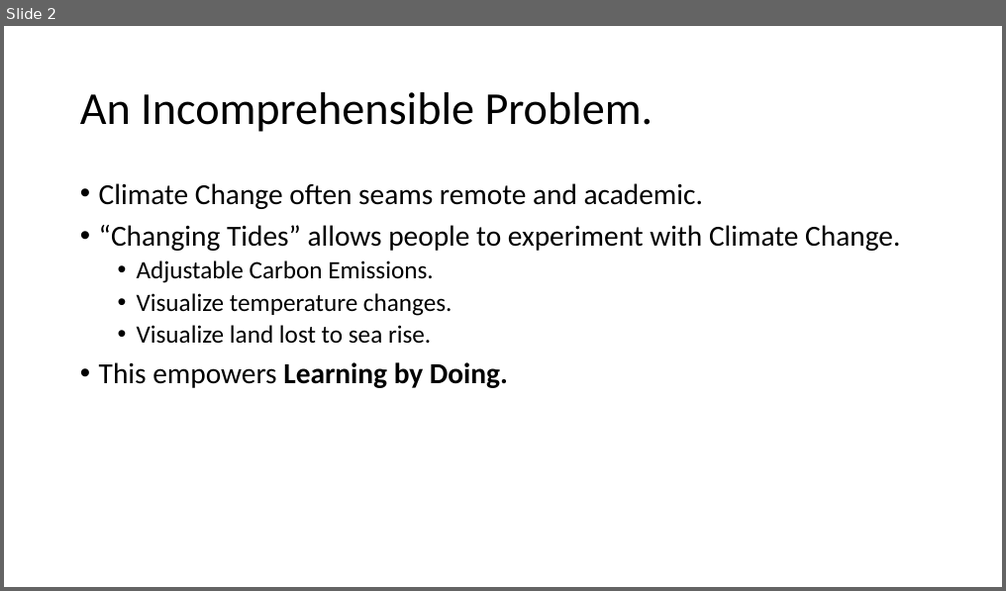
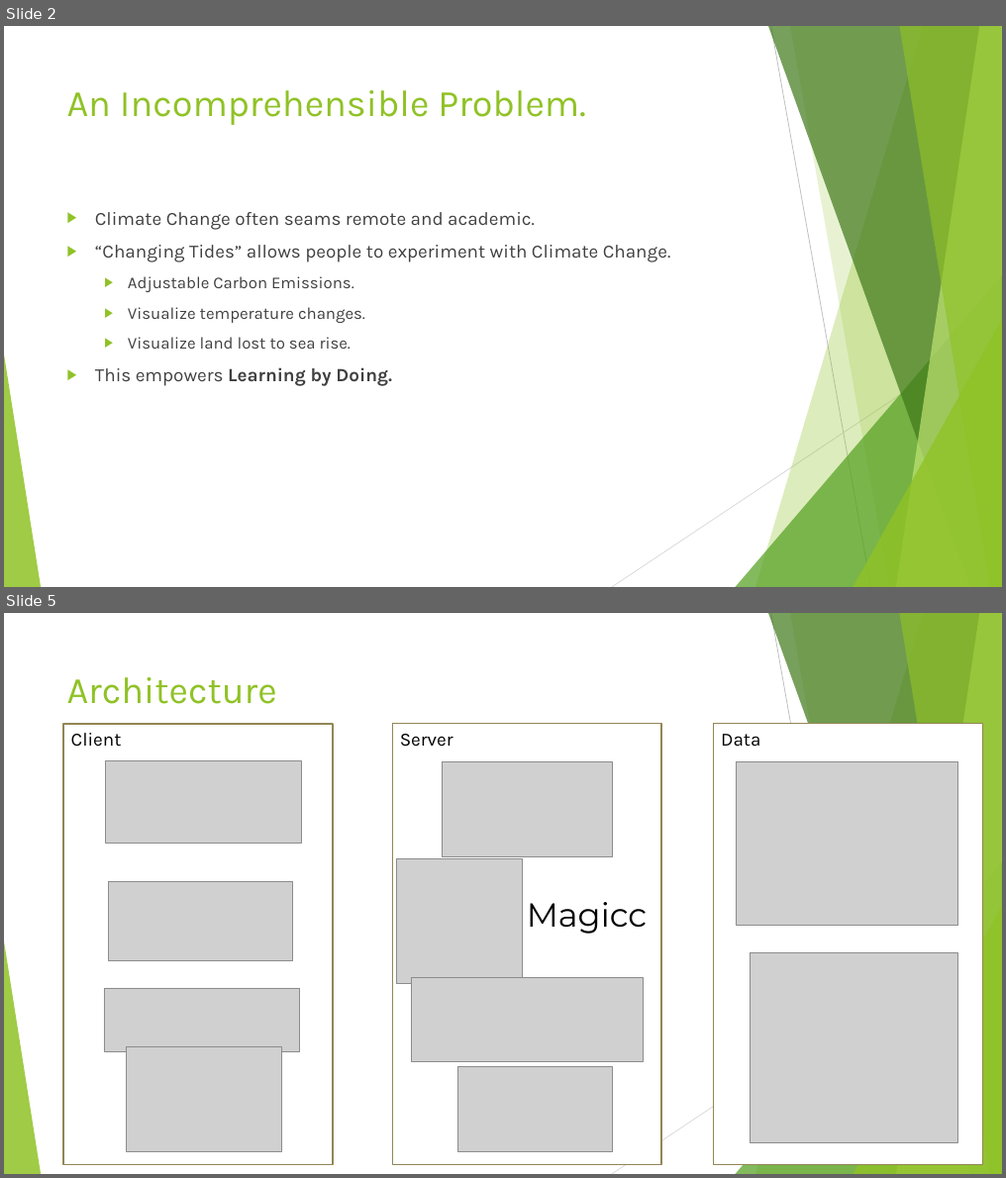
Before and after one commit to 24hOrBust/RisingTide, a slide deck: Changing Tides.pptx. Shown one above the other, each under a label of ours: slide 2 before the commit, slides 2 and 5 after it; the slides between them are not shown. The pictures are 1006x591 and 1006x1178 pixels, drawn with LibreOffice and Linux fonts; fonts in the diff are those of the drawing; grey boxes stand for pictures. Boxes give left, top, right and bottom in pixels: in the first picture for what was removed or moved away, otherwise in the second. Text is boxed around its words. In the diff, an @@ line names an element or a change of style, - is before the commit and + after.

```diff
--- a/Changing Tides.pptx
+++ b/Changing Tides.pptx
@@ slide 5 added at (4,613,1002,1174), background #FFFFFF; not listed: 10 template elements that a slide beside it also shows @@
@@ title added at (67,677,277,704), 36 pt, text #90C226 @@
+Architecture
@@ rectangle added at (63,724,333,1165), fill #FFFFFF, outline #918655 1.5 pt, 18 pt, text #000000 @@
+Client
@@ rectangle added at (392,724,661,1165), fill #FFFFFF, outline #918655 1.5 pt, 18 pt, text #000000 @@
+Server
@@ rectangle added at (714,724,982,1165), fill #FFFFFF, outline #918655 1.5 pt, 18 pt, text #000000 @@
+Data
@@ picture added at (106,761,302,843) @@
@@ picture added at (442,761,613,858) @@
@@ picture added at (737,761,958,925) @@
@@ picture added at (397,859,522,983) @@
@@ picture added at (109,881,293,961) @@
@@ text added at (527,902,648,934), 32 pt, text #000000 @@
+Magicc
@@ picture added at (750,953,957,1143) @@
@@ picture added at (104,988,300,1052) @@
@@ picture added at (411,978,643,1062) @@
@@ picture added at (126,1048,282,1152) @@
@@ picture added at (458,1066,613,1152) @@
@@ slide 2 changed as well @@
@@ title "An Incomprehensible Problem.": place and size @@
-title "An Incomprehensible Problem." at (80,92,653,132)
+title "An Incomprehensible Problem." at (67,90,586,125)
@@ title "An Incomprehensible Problem." at (67,90,586,125): size 44 to 36 pt, font Calibri to Karla, text colour #000000 to #90C226; line spacing 0.9 to 1; vertical alignment middle to top @@
@@ text "Climate Change often seams remote ...": place and size @@
-text "Climate Change often seams remote ..." at (99,183,900,388)
+text "Climate Change often seams remote ..." at (95,212,671,386)
@@ text "Climate Change often seams remote ..." at (95,212,671,386): size 28 to 18 pt in "Climate Change often seams remote and academic.", "“Changing Tides” allows people to experiment with ...", "This empowers Learning by Doing."; font Calibri to Karla, text colour #000000 to #404040; size 24 to 16 pt in "Adjustable Carbon Emissions.", "Visualize temperature changes.", "Visualize land lost to sea rise."; bullet • to ▶; line spacing 0.9 to 1; more space between paragraphs @@
@@ group added at (4,26,1002,587): 5 freeform shapes, 3 triangles, 2 lines @@
```
Also in this commit, not shown: 2 other slides changed, 4 other slides added, 3 other files.
